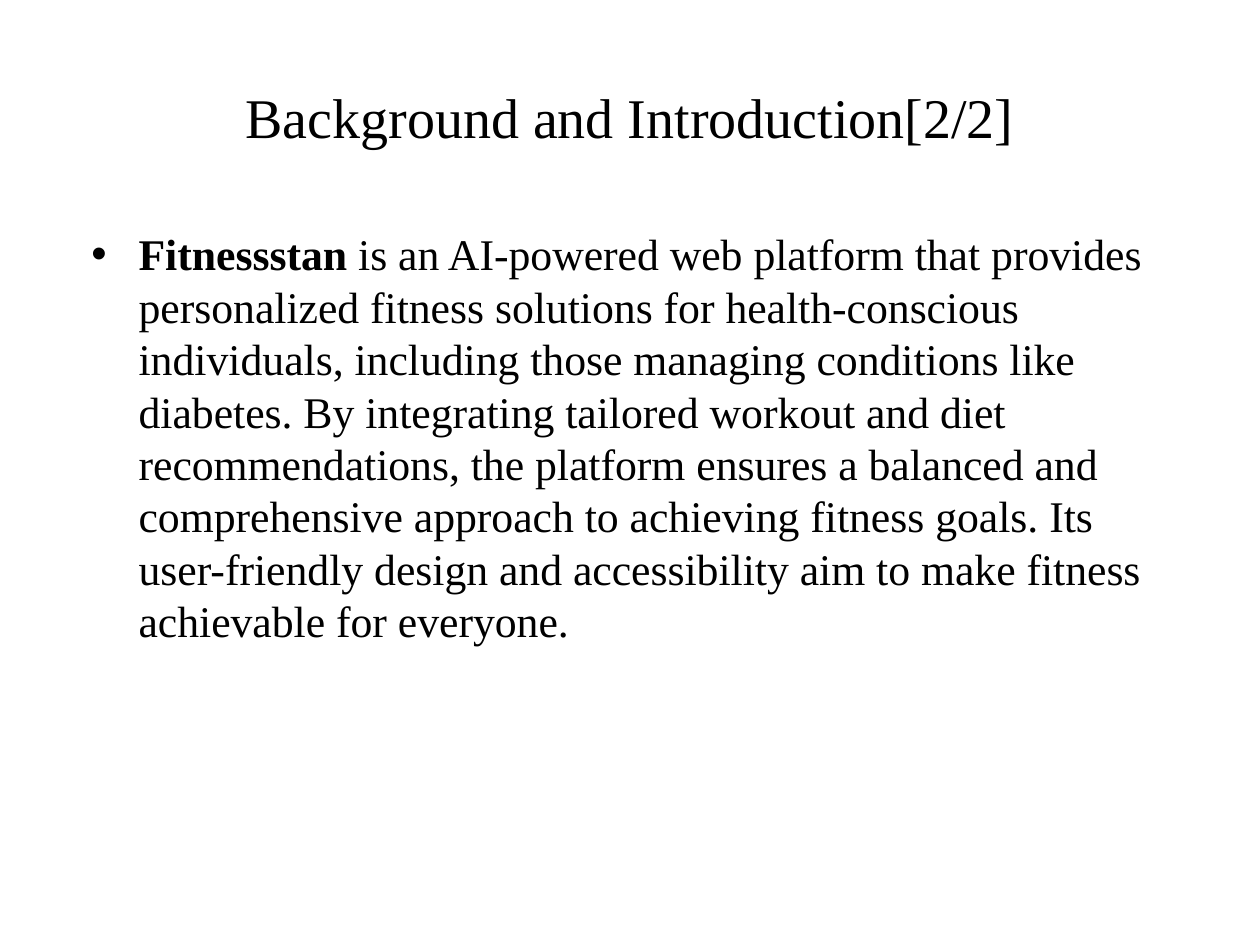
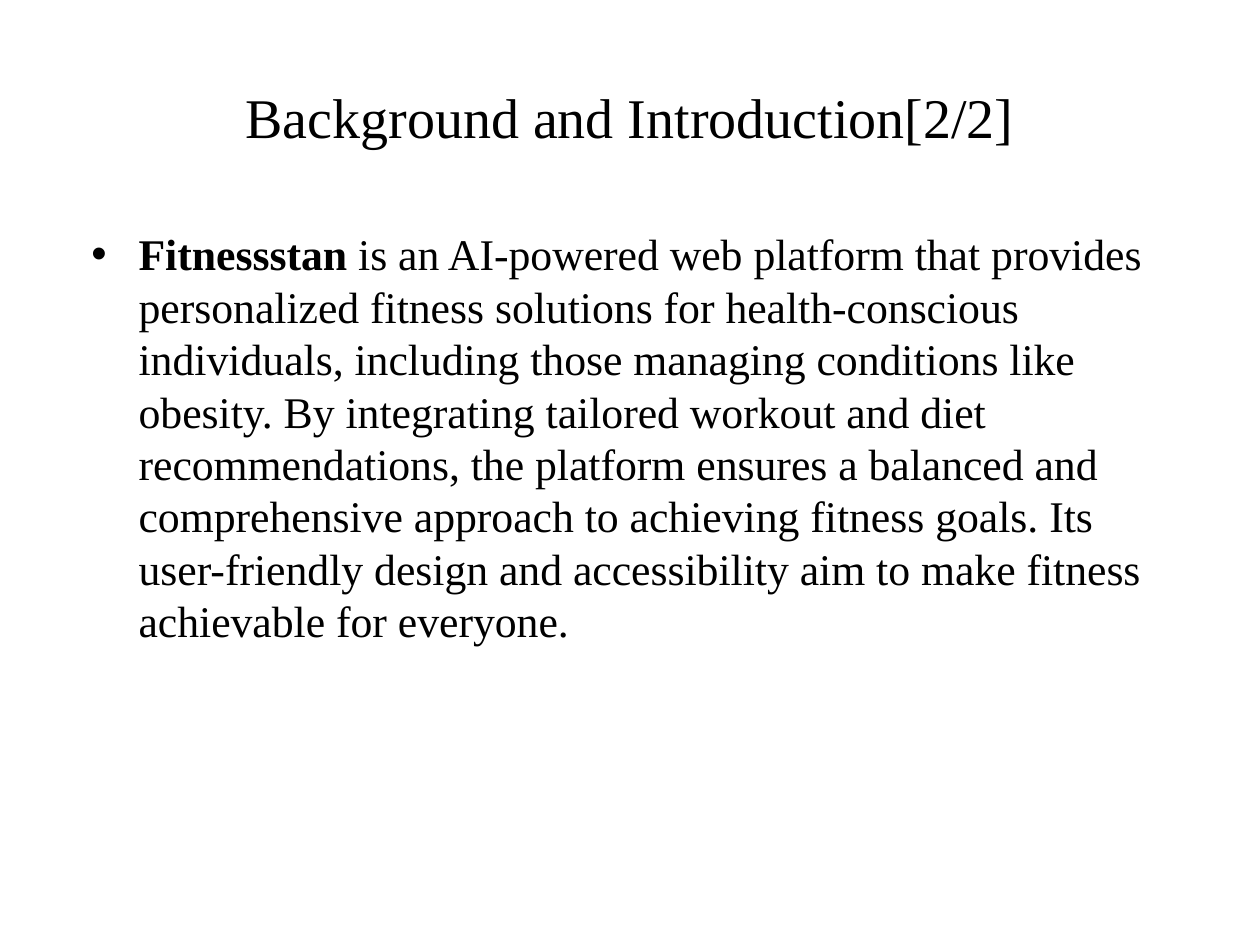
Before and after one commit to pandistic-zain/Fitnesstan--FYP, a slide deck: slide 6 of fitnesstan-documentation/FItnessstan_Final Presentation_Part 2.pptx. Drawn at 1260x945 pixels with LibreOffice and Linux fonts; fonts in the diff are those of the drawing; background and template pictures are left out. Boxes give left, top, right and bottom in pixels: in the first picture for what was removed or moved away, otherwise in the second. Text is boxed around its words. In the diff, an @@ line names an element or a change of style, - is before the commit and + after.

```diff
--- a/fitnesstan-documentation/FItnessstan_Final Presentation_Part 2.pptx
+++ b/fitnesstan-documentation/FItnessstan_Final Presentation_Part 2.pptx
@@ text at bbox=[139, 239, 1141, 646]: text changed @@
-• Fitnessstan is an AI-powered web platform that provides personalized fitness solutions for health-conscious individuals, including those managing conditions like diabetes. By integrating tailored workout and diet recommendations, the platform ensures a balanced and comprehensive approach to achieving fitness goals. Its user-friendly design and accessibility aim to make fitness achievable for everyone.
+• Fitnessstan is an AI-powered web platform that provides personalized fitness solutions for health-conscious individuals, including those managing conditions like obesity. By integrating tailored workout and diet recommendations, the platform ensures a balanced and comprehensive approach to achieving fitness goals. Its user-friendly design and accessibility aim to make fitness achievable for everyone.
```
Also in this commit, not shown: 13 other slides changed, 2 slides added, 2 slides removed.
